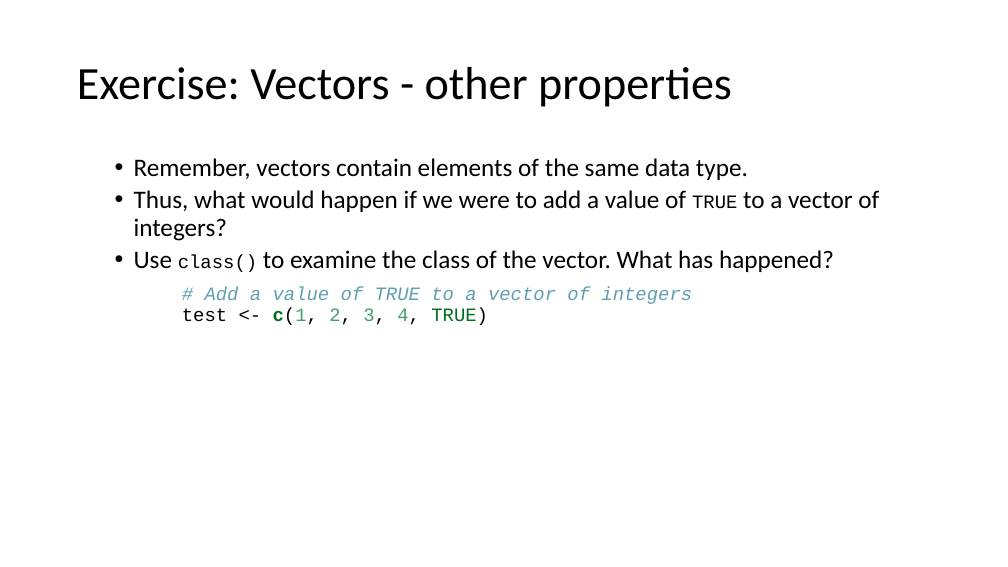
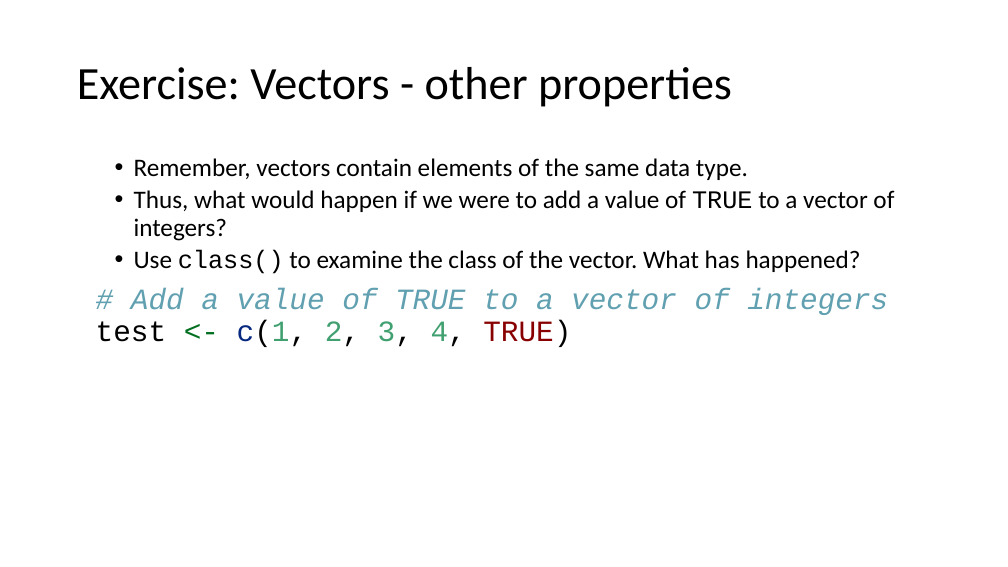
Before and after one commit to ClinicianCoders/ClinicianCoders, a slide deck: slide 28 of Workshops/Workshop1.pptx. Drawn at 1008x567 pixels with LibreOffice and Linux fonts; fonts in the diff are those of the drawing. Boxes give left, top, right and bottom in pixels: in the first picture for what was removed or moved away, otherwise in the second. Text is boxed around its words. In the diff, an @@ line names an element or a change of style, - is before the commit and + after.

```diff
--- a/Workshops/Workshop1.pptx
+++ b/Workshops/Workshop1.pptx
@@ text at (96, 190, 894, 347): size 18 to 24 pt in "TRUE", "class()"; size 18 to 28 pt in "# Add a value of TRUE to ..."; text colour #000000 to #007020 in "<-"; text colour #007020 to #06287E, bold off in "c(1,"; text colour #007020 to #880000 in "TRUE)"; indent changed @@
```
Also in this commit, not shown: 27 other slides changed, 1 other file.
